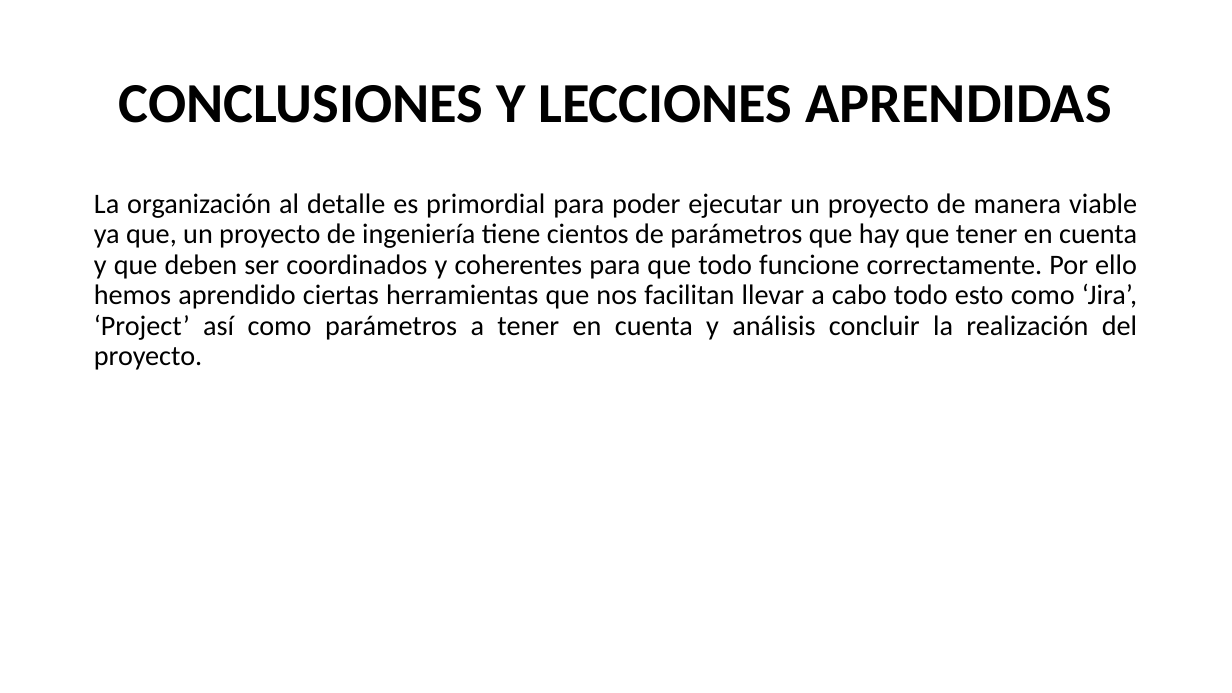
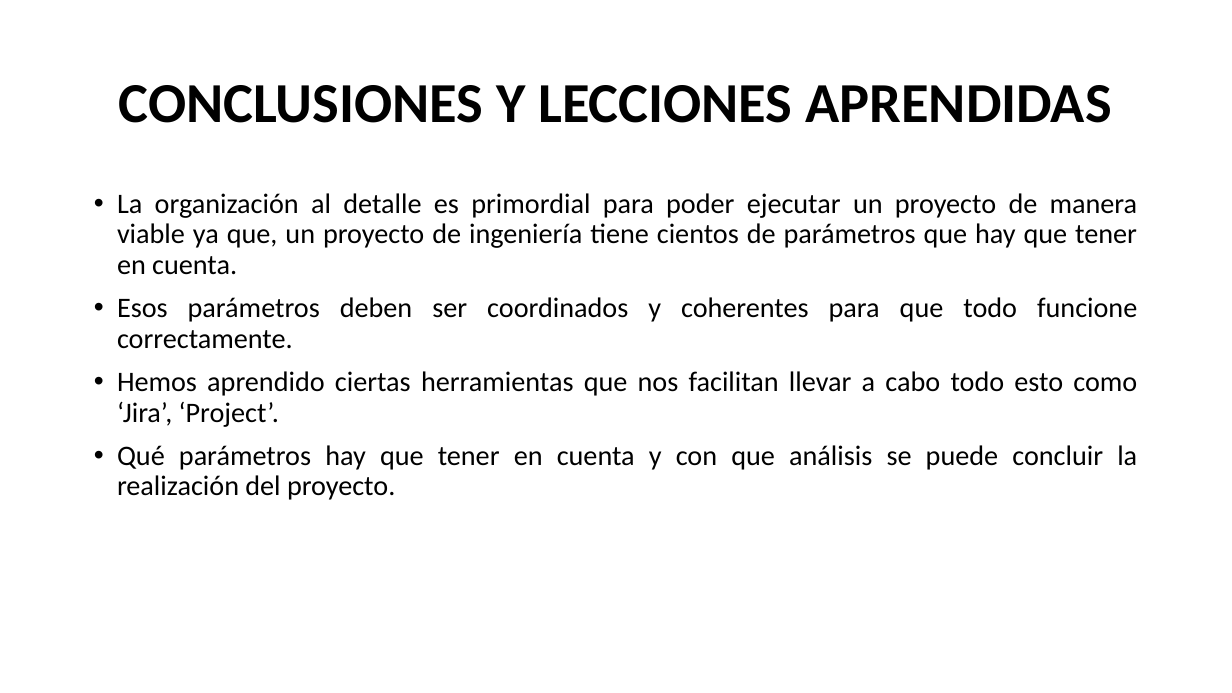
Before and after one commit to AlbertoGCID/XPED, a slide deck: slide 20 of CSMAG.pptx. Drawn at 1232x693 pixels with LibreOffice and Linux fonts; fonts in the diff are those of the drawing. Boxes give left, top, right and bottom in pixels: in the first picture for what was removed or moved away, otherwise in the second. Text is boxed around its words. In the diff, an @@ line names an element or a change of style, - is before the commit and + after.

```diff
--- a/CSMAG.pptx
+++ b/CSMAG.pptx
@@ text at [117, 193, 1138, 500]: text changed @@
-La organización al detalle es primordial para poder ejecutar un proyecto de manera viable ya que, un proyecto de ingeniería tiene cientos de parámetros que hay que tener en cuenta y que deben ser coordinados y coherentes para que todo funcione correctamente. Por ello hemos aprendido ciertas herramientas que nos facilitan llevar a cabo todo esto como ‘Jira’, ‘Project’ así como parámetros a tener en cuenta y análisis concluir la realización del proyecto.
+• La organización al detalle es primordial para poder ejecutar un proyecto de manera viable ya que, un proyecto de ingeniería tiene cientos de parámetros que hay que tener en cuenta.
+• Esos parámetros deben ser coordinados y coherentes para que todo funcione correctamente.
+• Hemos aprendido ciertas herramientas que nos facilitan llevar a cabo todo esto como ‘Jira’, ‘Project’.
+• Qué parámetros hay que tener en cuenta y con que análisis se puede concluir la realización del proyecto.
```
Also in this commit, not shown: 1 other slide changed.
